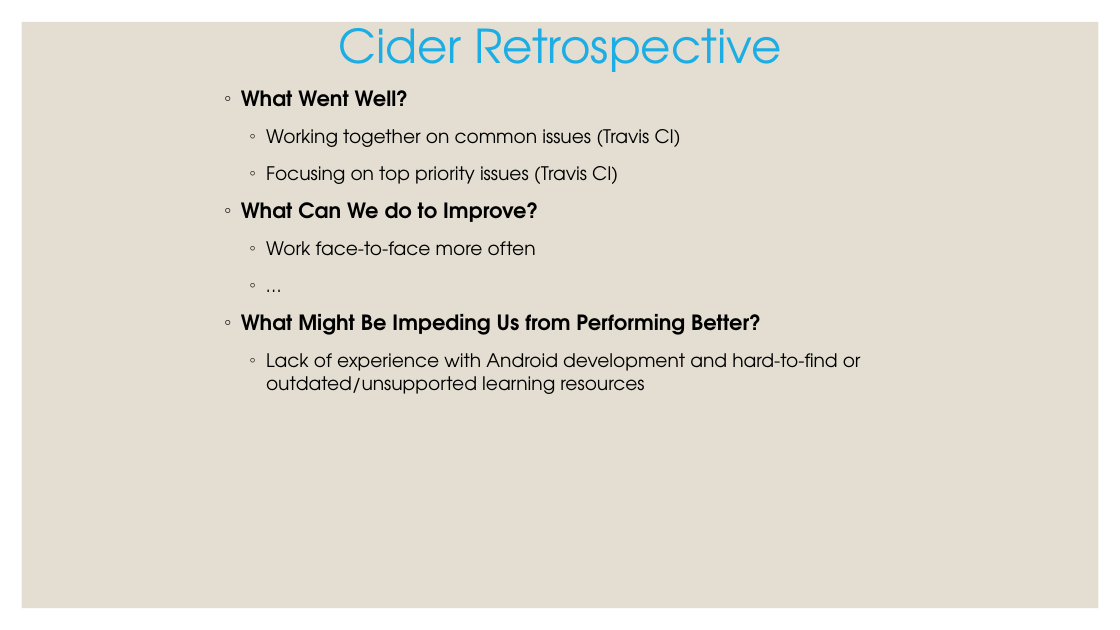
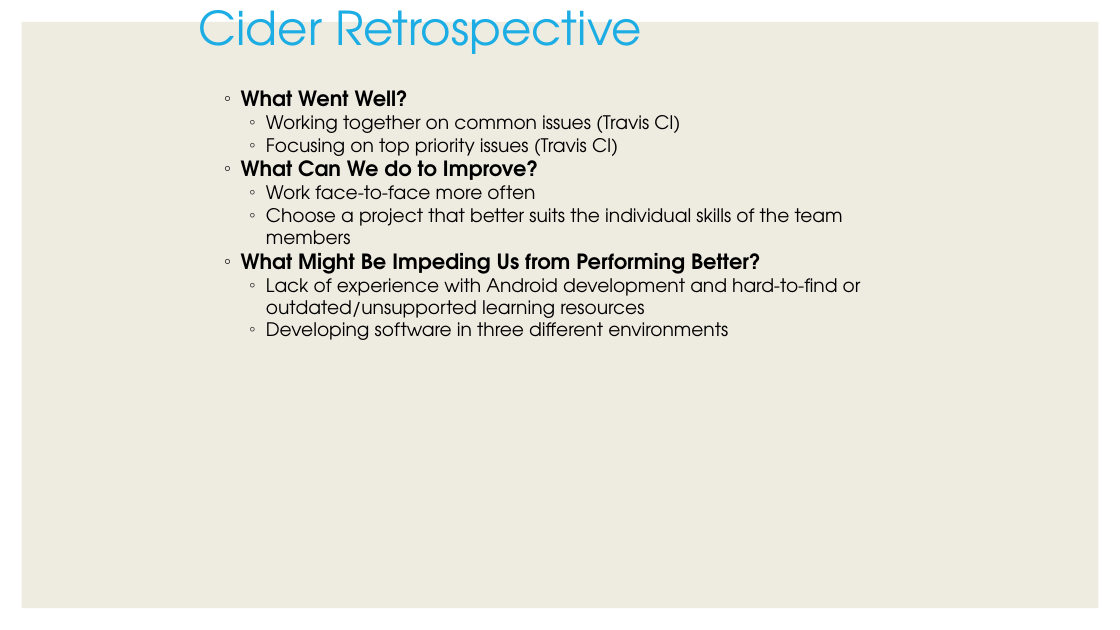
Before and after one commit to CiderCS3398/CS3398-Cider-S2017, a slide deck: slide 1 of Presentations/Final_Retrospective.pptx. Drawn at 1120x630 pixels with LibreOffice and Linux fonts; fonts in the diff are those of the drawing. Boxes give left, top, right and bottom in pixels: in the first picture for what was removed or moved away, otherwise in the second. Text is boxed around its words. In the diff, an @@ line names an element or a change of style, - is before the commit and + after.

Commit message:
Added my piece to the final retrospective.

```diff
--- a/Presentations/Final_Retrospective.pptx
+++ b/Presentations/Final_Retrospective.pptx
@@ rectangle at bbox=[22, 22, 1099, 608]: fill #E3DED1 to #EEECE1 @@
@@ text "Cider Retrospective" at bbox=[199, 10, 642, 54]: line spacing 0.9 to 1 @@
@@ text at bbox=[241, 90, 861, 323]: less space between paragraphs @@
@@ text at bbox=[266, 208, 843, 245]: text changed @@
-    ◦ …
+    ◦ Choose a project that better suits the individual skills of the team members
@@ text at bbox=[266, 317, 728, 340]: paragraph added @@
+    ◦ Developing software in three different environments
```
Also in this commit, not shown: 2 other slides changed.
